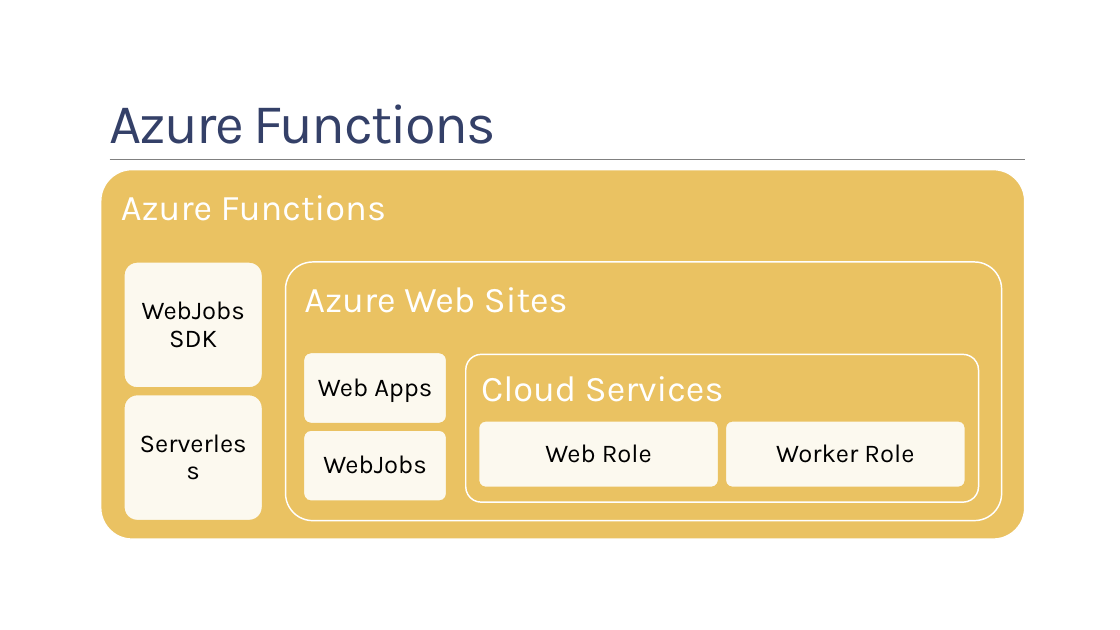
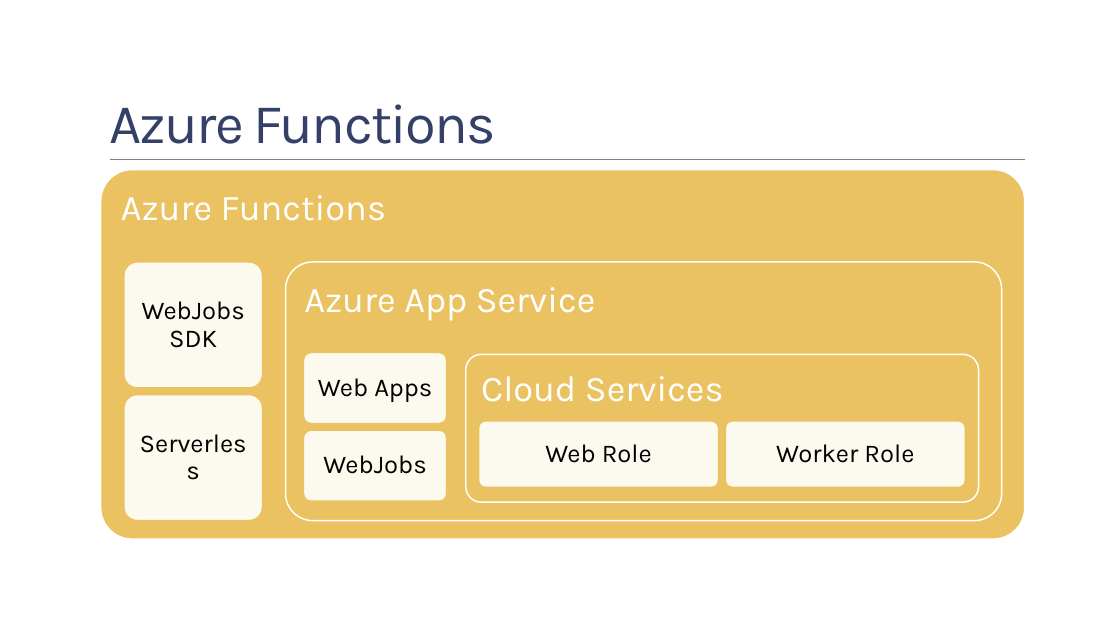
Before and after one commit to childotg/Events.2023, a slide deck: slide 14 of 230425 - DevOpsCon @London/Let's go Hybrid! Is it better.. No. Is it cheaper.. Yes!.pptx (slide 15 before the commit). Drawn at 1120x630 pixels with LibreOffice and Linux fonts; fonts in the diff are those of the drawing; background and template pictures are left out. Boxes give left, top, right and bottom in pixels: in the first picture for what was removed or moved away, otherwise in the second. Text is boxed around its words. In the diff, an @@ line names an element or a change of style, - is before the commit and + after.

```diff
--- a/230425 - DevOpsCon @London/Let's go Hybrid! Is it better.. No. Is it cheaper.. Yes!.pptx
+++ b/230425 - DevOpsCon @London/Let's go Hybrid! Is it better.. No. Is it cheaper.. Yes!.pptx
@@ text at (x1=304, y1=287, x2=596, y2=321): text changed @@
-Azure Web Sites
+Azure App Service
```
Also in this commit, not shown: 8 other slides changed, 21 slides added, 6 slides removed, 1 other file.
